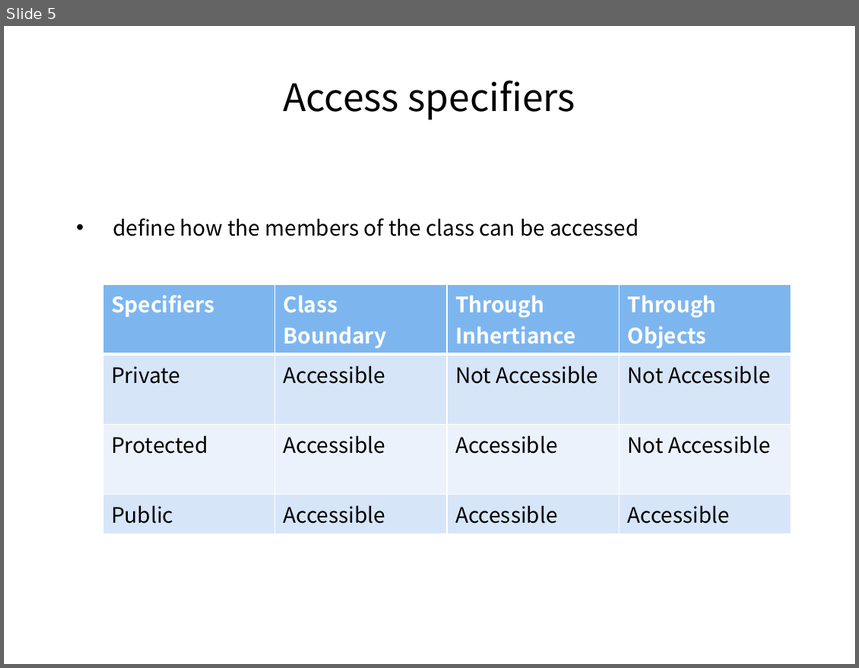
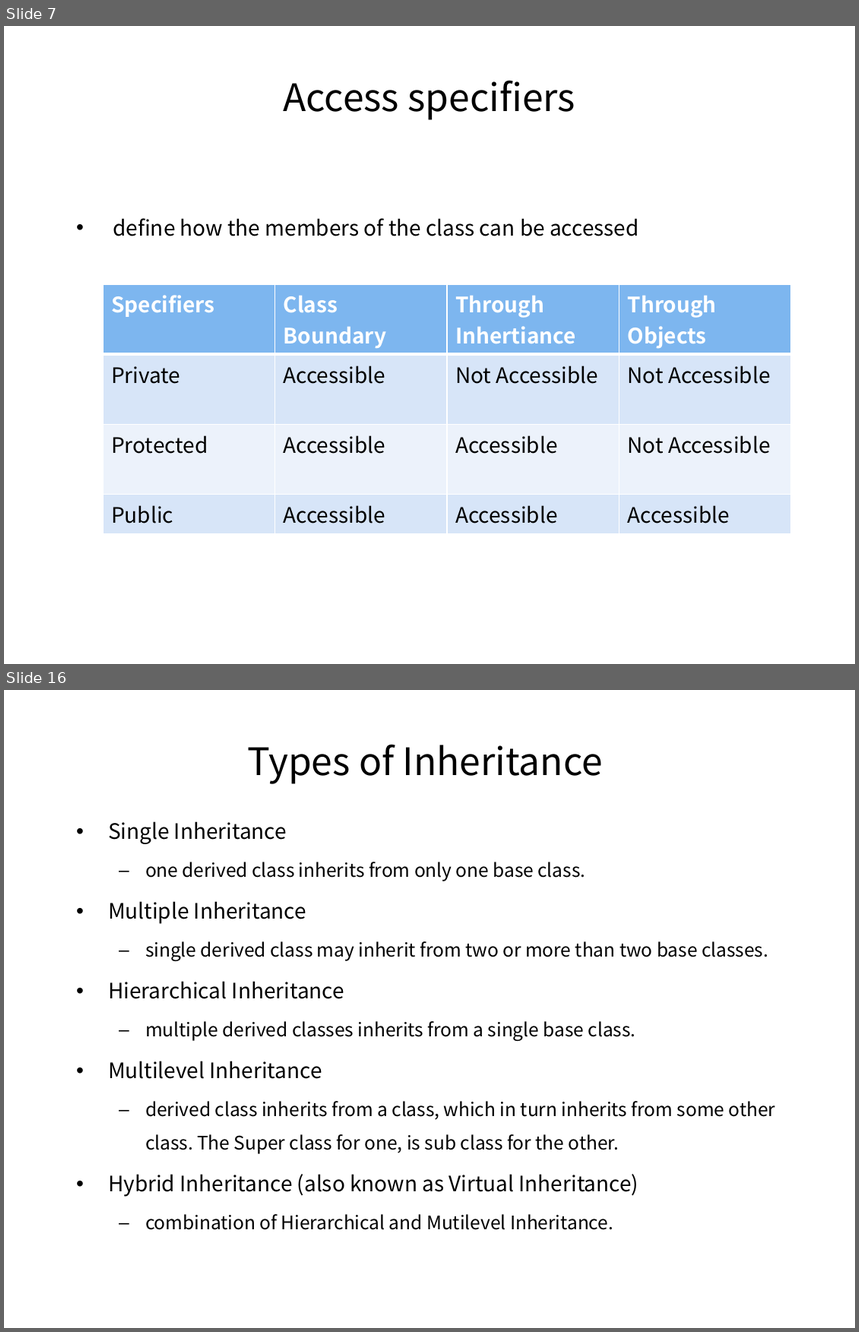
Before and after one commit to pankajfri/Training-Materials, a slide deck: Objected Oriented Programming Concepts Using C++ & Data Structures/Session-2.pptx. Shown one above the other, each under a label of ours: slide 5 before the commit, slides 7 and 16 after it; the slides between them are not shown. The pictures are 859x668 and 859x1332 pixels, drawn with LibreOffice and Linux fonts; fonts in the diff are those of the drawing. Boxes give left, top, right and bottom in pixels: in the first picture for what was removed or moved away, otherwise in the second. Text is boxed around its words. In the diff, an @@ line names an element or a change of style, - is before the commit and + after.

```diff
--- a/Objected Oriented Programming Concepts Using C++ & Data Structures/Session-2.pptx
+++ b/Objected Oriented Programming Concepts Using C++ & Data Structures/Session-2.pptx
@@ slide 16 added at (4,690,855,1328), background #FFFFFF @@
@@ title added at (247,744,604,784), 32 pt, text #000000 @@
+Types of Inheritance
@@ text added at (108,821,775,1197), 15.8 pt, text #000000 @@
+• Single Inheritance
+  – one derived class inherits from only one base class.
+• Multiple Inheritance
+  – single derived class may inherit from two or more than two base classes.
+• Hierarchical Inheritance
+  – multiple derived classes inherits from a single base class.
+• Multilevel Inheritance
+  – derived class inherits from a class, which in turn inherits from some other class. The Super class for one, is sub class for the other.
+• Hybrid Inheritance (also known as Virtual Inheritance)
+  – combination of Hierarchical and Mutilevel Inheritance.
@@ what was slide 5 is now slide 7 @@
```
Also in this commit, not shown: 3 slides changed, 9 other slides added, 6 slides removed, 26 other files.
